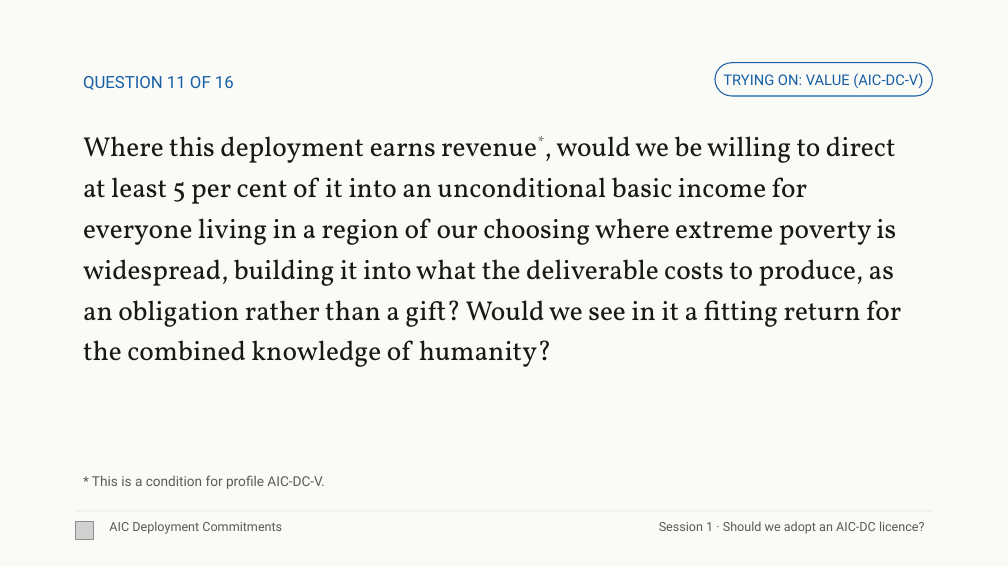
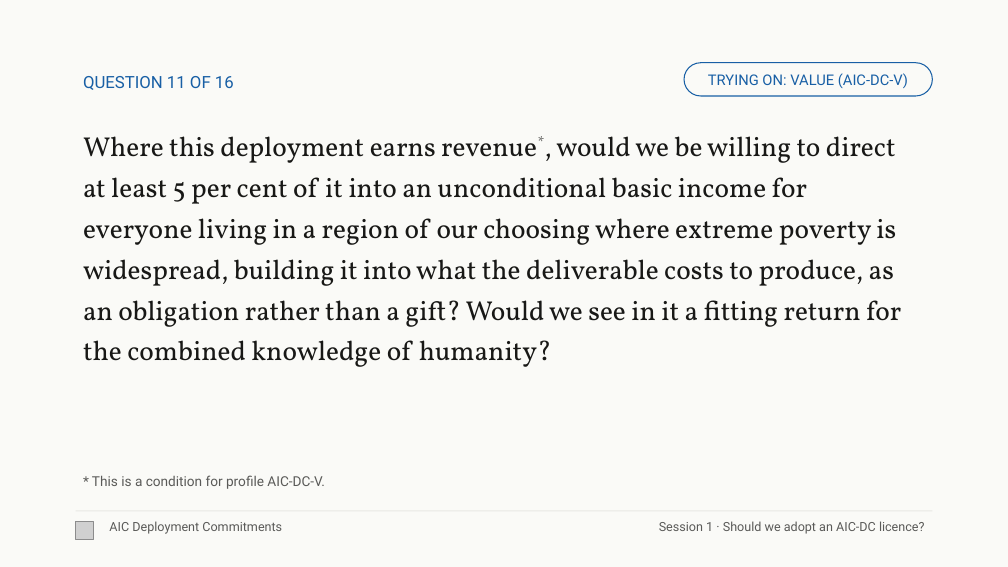
Before and after one commit to emlenartowicz/aic-dc-decks, a slide deck: slide 21 of session-1/session-1.pptx. Drawn at 1008x567 pixels with LibreOffice and Linux fonts; fonts in the diff are those of the drawing; grey boxes stand for pictures. Boxes give left, top, right and bottom in pixels: in the first picture for what was removed or moved away, otherwise in the second. Text is boxed around its words. In the diff, an @@ line names an element or a change of style, - is before the commit and + after.

```diff
--- a/session-1/session-1.pptx
+++ b/session-1/session-1.pptx
@@ rounded rectangle "TRYING ON: VALUE (AIC-DC-V)": place and size @@
-rounded rectangle "TRYING ON: VALUE (AIC-DC-V)" at bbox=[715, 63, 933, 96]
+rounded rectangle "TRYING ON: VALUE (AIC-DC-V)" at bbox=[684, 63, 933, 96]
```
Also in this commit, not shown: 5 other slides changed, 3 other files.
